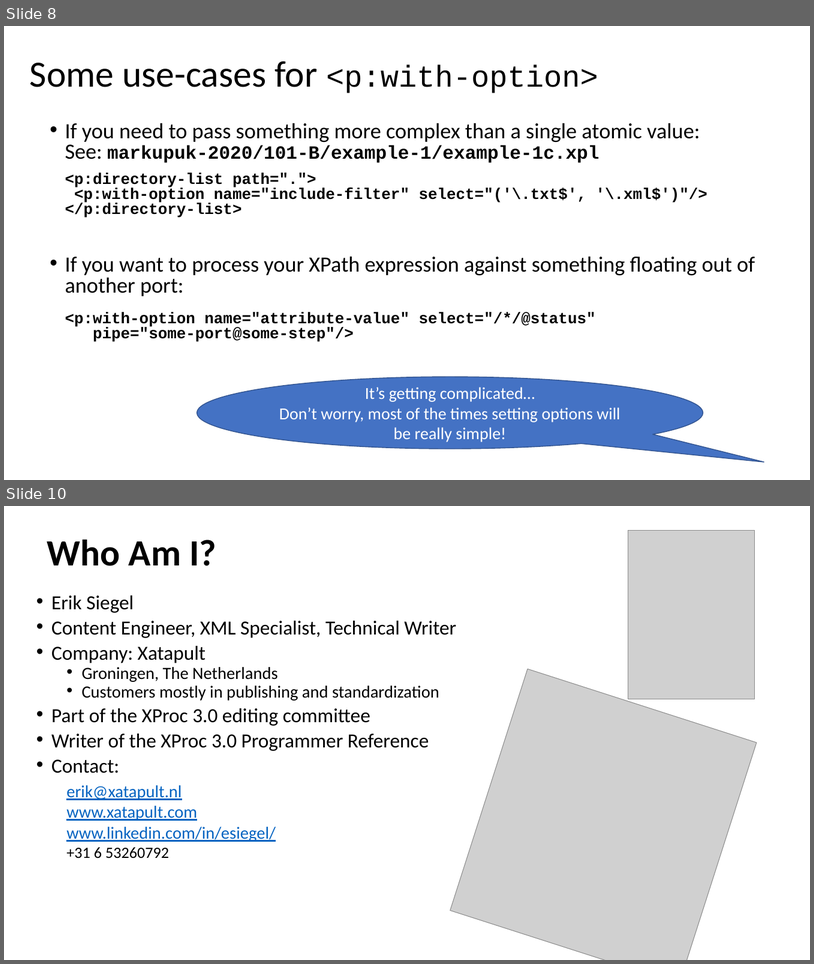
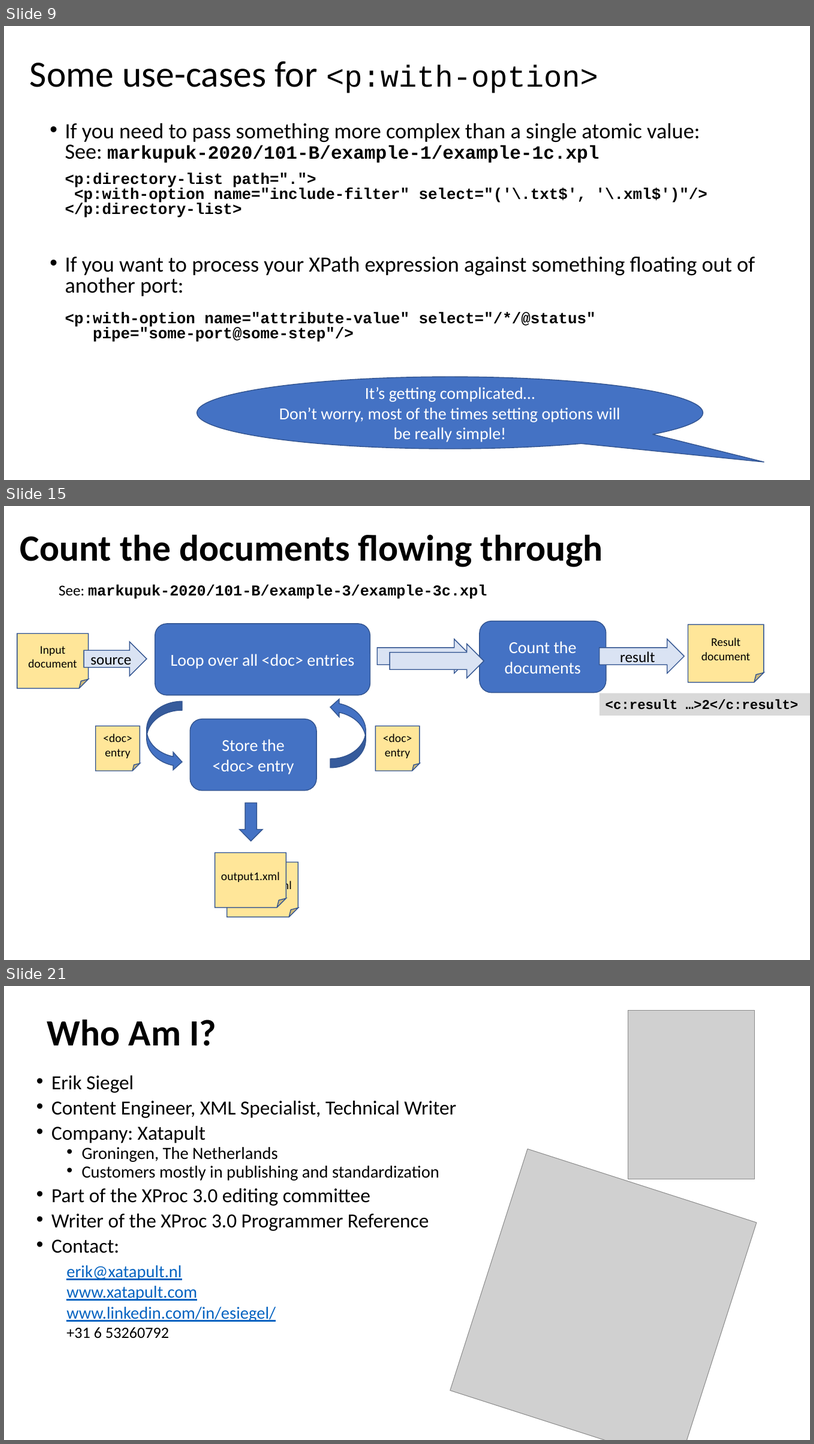
Before and after one commit to xatapult/markupuk-2020, a slide deck: 101-B/presentation/markupuk-2020-101-B.pptx. Shown one above the other, each under a label of ours: slides 8 and 10 before the commit, slides 9, 15 and 21 after it; the slides between them are not shown. The pictures are 814x964 and 814x1444 pixels, drawn with LibreOffice and Linux fonts; fonts in the diff are those of the drawing; grey boxes stand for pictures; background and template pictures are left out. Boxes give left, top, right and bottom in pixels: in the first picture for what was removed or moved away, otherwise in the second. Text is boxed around its words. In the diff, an @@ line names an element or a change of style, - is before the commit and + after.

```diff
--- a/101-B/presentation/markupuk-2020-101-B.pptx
+++ b/101-B/presentation/markupuk-2020-101-B.pptx
@@ slide 15 added at (x1=4, y1=506, x2=810, y2=960), background #FFFFFF @@
@@ title added at (x1=20, y1=534, x2=603, y2=567), 44 pt, text #000000, bold @@
+Count the documents flowing through
@@ text added at (x1=59, y1=585, x2=487, y2=599), 18 pt, text #000000, bold @@
+See: markupuk-2020/101-B/example-3/example-3c.xpl
@@ rounded rectangle added at (x1=155, y1=624, x2=371, y2=695), fill #4472C4, outline #325491 1 pt, 20 pt, text #FFFFFF @@
+Loop over all <doc> entries
@@ rounded rectangle added at (x1=480, y1=621, x2=606, y2=693), fill #4472C4, outline #325491 1 pt, 20 pt, text #FFFFFF @@
+Count the documents
@@ folded corner added at (x1=688, y1=625, x2=764, y2=682), fill #FFE699, outline #325491 1 pt, 14 pt, text #000000 @@
+Result document
@@ folded corner added at (x1=17, y1=634, x2=89, y2=688), fill #FFE699, outline #325491 1 pt, 14 pt, text #000000 @@
+Input document
@@ right arrow added at (x1=84, y1=642, x2=147, y2=675), fill #DAE3F3, outline #325491 1 pt, 18 pt, text #000000 @@
+source
@@ right arrow added at (x1=377, y1=639, x2=471, y2=673), fill #DAE3F3, outline #325491 1 pt @@
@@ right arrow added at (x1=390, y1=644, x2=485, y2=678), fill #DAE3F3, outline #325491 1 pt @@
@@ right arrow added at (x1=600, y1=639, x2=684, y2=673), fill #DAE3F3, outline #325491 1 pt, 18 pt, text #000000 @@
+result
@@ curved right arrow added at (x1=147, y1=702, x2=182, y2=771), fill #4472C4, outline #325491 1 pt @@
@@ curved right arrow added at (x1=330, y1=699, x2=366, y2=768), fill #4472C4, outline #325491 1 pt @@
@@ rectangle added at (x1=600, y1=693, x2=810, y2=715), fill #D9D9D9, 16 pt, text #000000, bold @@
+<c:result …>2</c:result>
@@ rounded rectangle added at (x1=191, y1=719, x2=317, y2=790), fill #4472C4, outline #325491 1 pt, 20 pt, text #FFFFFF @@
+Store the <doc> entry
@@ folded corner added at (x1=96, y1=726, x2=140, y2=771), fill #FFE699, outline #325491 1 pt, 14 pt, text #000000 @@
+<doc> entry
@@ folded corner added at (x1=375, y1=726, x2=420, y2=771), fill #FFE699, outline #325491 1 pt, 14 pt, text #000000 @@
+<doc> entry
@@ down arrow added at (x1=239, y1=802, x2=263, y2=841), fill #4472C4, outline #325491 1 pt @@
@@ folded corner added at (x1=215, y1=853, x2=287, y2=907), fill #FFE699, outline #325491 1 pt, 14 pt, text #000000 @@
+output1.xml
@@ folded corner added at (x1=227, y1=862, x2=299, y2=917), fill #FFE699, outline #325491 1 pt, 14 pt, text #000000 @@
+output2.xml
@@ what was slide 8 is now slide 9 @@
@@ what was slide 10 is now slide 21 @@
```
Also in this commit, not shown: 3 slides changed, 10 other slides added, 13 other files.
